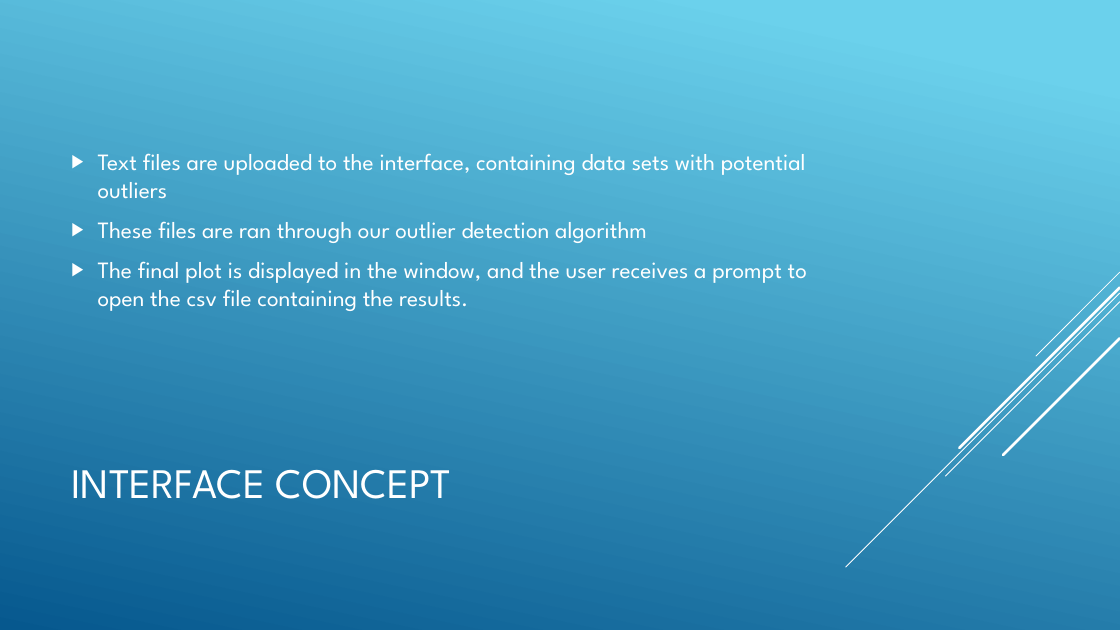
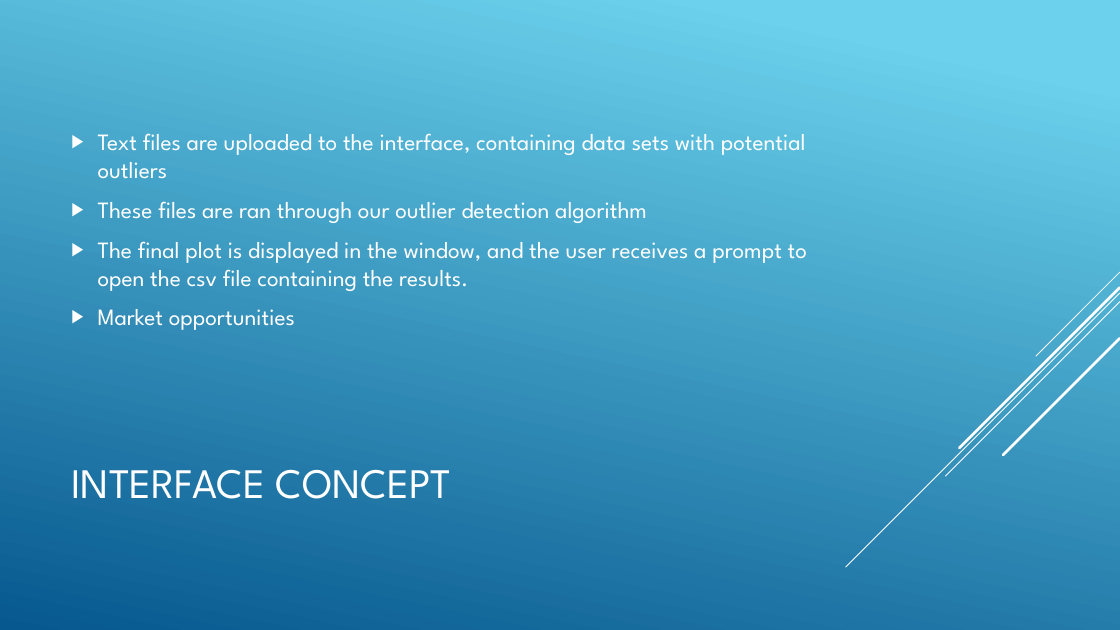
Before and after one commit to mastwood/spaceapps-2019, a slide deck: slide 10 of Geomagnetic_Presentation_Beans.pptx. Drawn at 1120x630 pixels with LibreOffice and Linux fonts; fonts in the diff are those of the drawing. Boxes give left, top, right and bottom in pixels: in the first picture for what was removed or moved away, otherwise in the second. Text is boxed around its words. In the diff, an @@ line names an element or a change of style, - is before the commit and + after.

```diff
--- a/Geomagnetic_Presentation_Beans.pptx
+++ b/Geomagnetic_Presentation_Beans.pptx
@@ text at [98, 309, 295, 330]: paragraph added @@
+▶ Market opportunities
```
Also in this commit, not shown: 1 other slide changed, 1 slide added, 1 slide removed.
